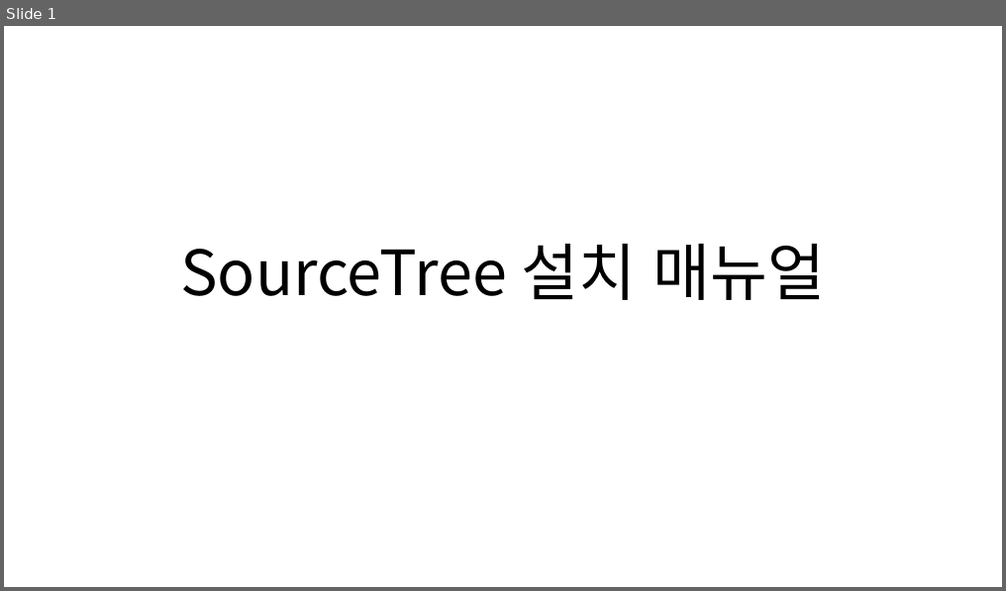
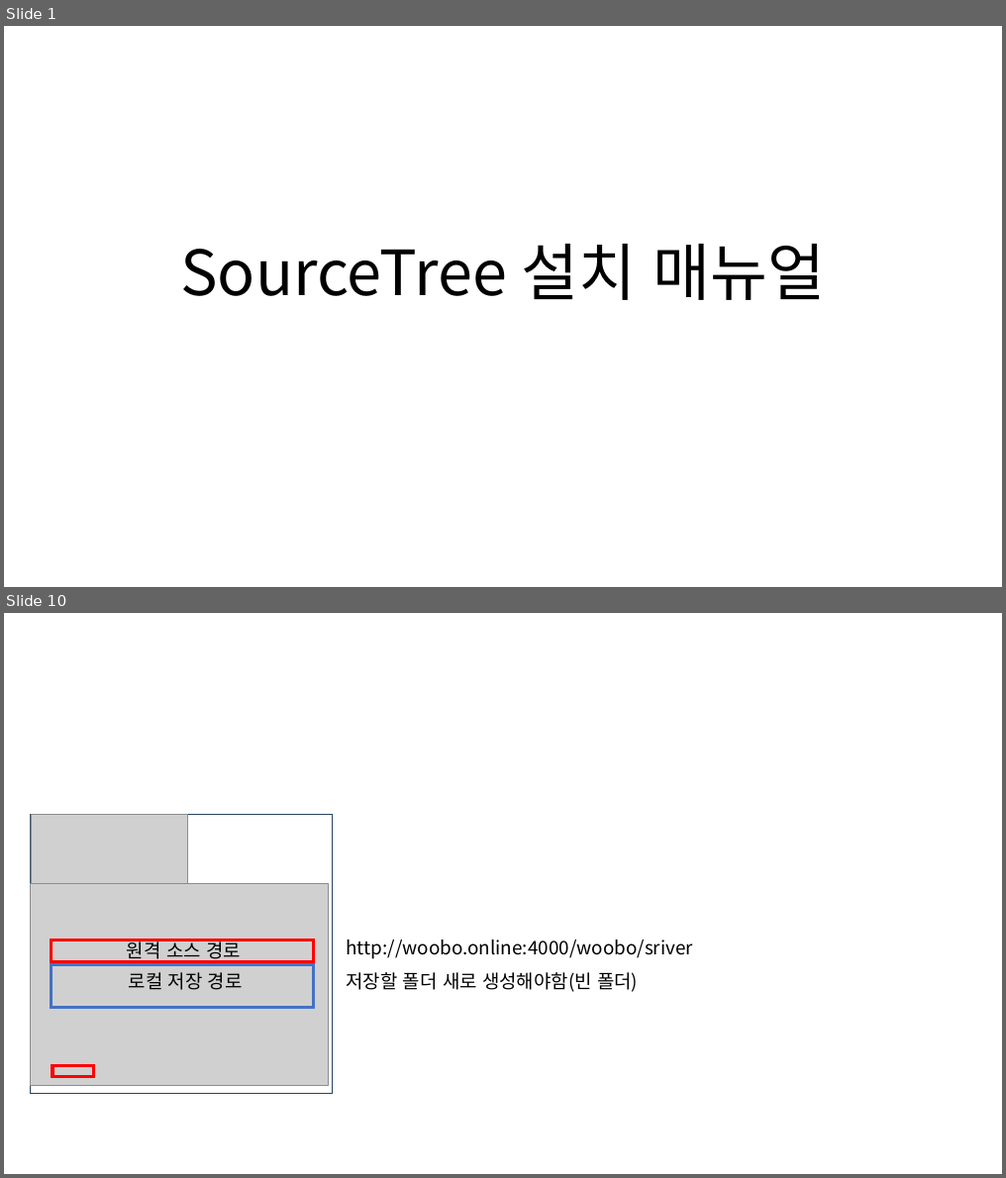
Before and after one commit to 92-seok/woobo_sriver, a slide deck: doc/매뉴얼/개발환경_설치매뉴얼(SourceTree).pptx. Shown one above the other, each under a label of ours: slide 1 before the commit, slides 1 and 10 after it; the slides between them are not shown. The pictures are 1006x591 and 1006x1178 pixels, drawn with LibreOffice and Linux fonts; fonts in the diff are those of the drawing; grey boxes stand for pictures. Boxes give left, top, right and bottom in pixels: in the first picture for what was removed or moved away, otherwise in the second. Text is boxed around its words. In the diff, an @@ line names an element or a change of style, - is before the commit and + after.

```diff
--- a/doc/매뉴얼/개발환경_설치매뉴얼(SourceTree).pptx
+++ b/doc/매뉴얼/개발환경_설치매뉴얼(SourceTree).pptx
@@ slide 10 added at box(4, 613, 1002, 1174), background #FFFFFF @@
@@ rectangle added at box(31, 814, 333, 1093), outline #28445D 1 pt @@
@@ picture added at box(31, 814, 187, 884) @@
@@ picture added at box(31, 884, 328, 1086) @@
@@ text added at box(127, 939, 241, 963), 18 pt, text #000000 @@
+원격 소스 경로
@@ rectangle added at box(52, 940, 313, 961), outline #FF0000 3 pt @@
@@ rectangle added at box(52, 964, 313, 1008), outline #4472C4 3 pt @@
@@ text added at box(347, 940, 693, 959), 18 pt, text #000000 @@
+http://woobo.online:4000/woobo/sriver
@@ text added at box(129, 972, 243, 990), 18 pt, text #000000 @@
+로컬 저장 경로
@@ text added at box(347, 972, 638, 992), 18 pt, text #000000 @@
+저장할 폴더 새로 생성해야함(빈 폴더)
@@ rectangle added at box(53, 1066, 94, 1077), outline #FF0000 3 pt @@
```
Also in this commit, not shown: 2 slides changed, 9 other slides added, 2 slides removed.
